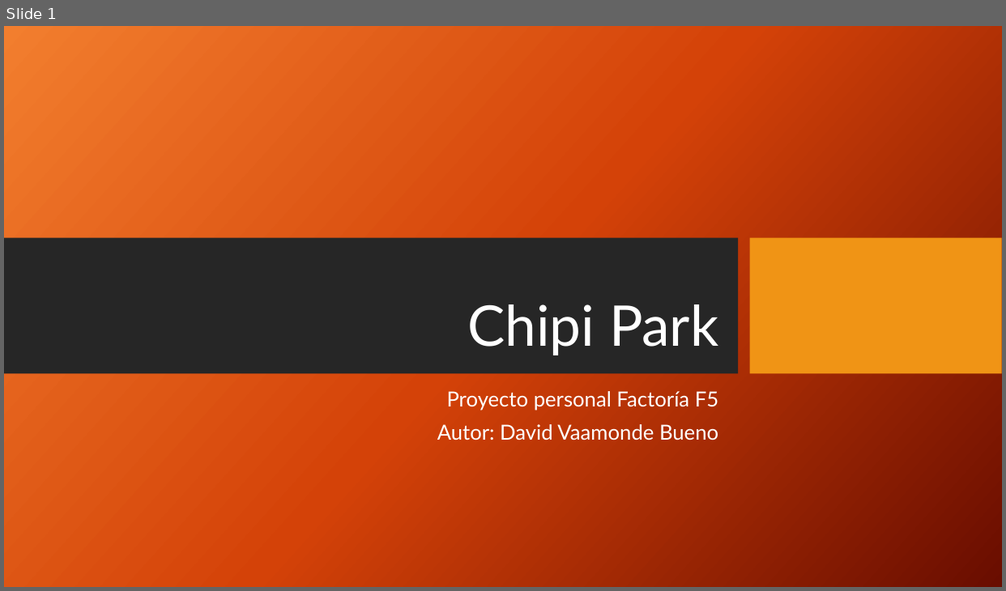
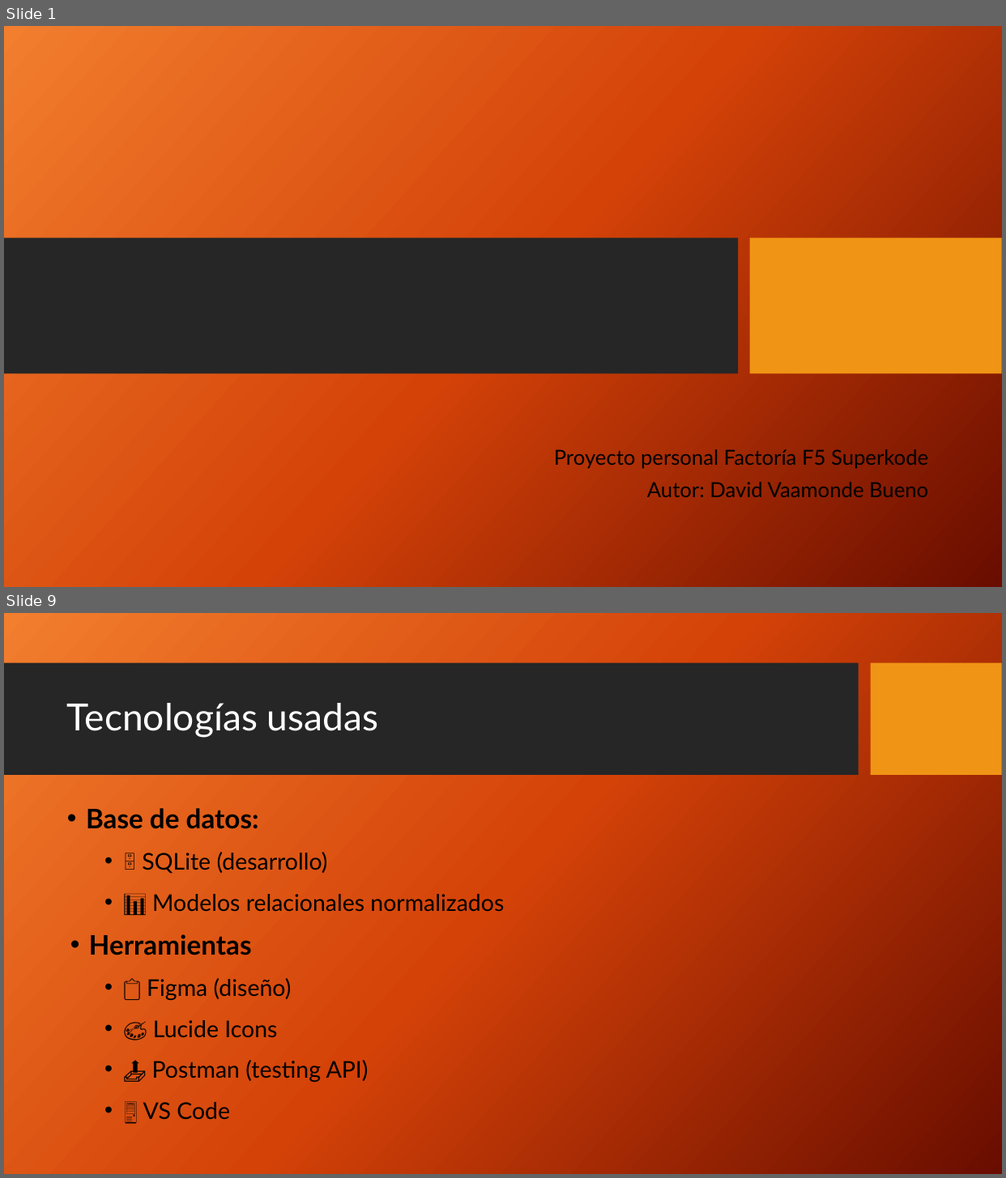
Before and after one commit to DavidLapi/Chipi-Park, a slide deck: Documentation/Chipi Park.pptx. Shown one above the other, each under a label of ours: slide 1 before the commit, slides 1 and 9 after it; the slides between them are not shown. The pictures are 1006x591 and 1006x1178 pixels, drawn with LibreOffice and Linux fonts; fonts in the diff are those of the drawing; background and template pictures are left out. Boxes give left, top, right and bottom in pixels: in the first picture for what was removed or moved away, otherwise in the second. Text is boxed around its words. In the diff, an @@ line names an element or a change of style, - is before the commit and + after.

```diff
--- a/Documentation/Chipi Park.pptx
+++ b/Documentation/Chipi Park.pptx
@@ slide 9 added at [4, 613, 1002, 1174], background picture (left out) @@
@@ rectangle added at [4, 663, 859, 776], fill #262626 @@
@@ rectangle added at [871, 663, 1002, 776], fill #F09415 @@
@@ title added at [67, 703, 379, 738], 36 pt, text #FFFFFF @@
+Tecnologías usadas
@@ text added at [86, 808, 504, 1120], 22.2 pt, text #000000 @@
+• Base de datos:
+  • 🗄️ SQLite (desarrollo)
+  • 📊 Modelos relacionales normalizados
+  • Herramientas
+  • 📋 Figma (diseño)
+  • 🎨 Lucide Icons
+  • 📤 Postman (testing API)
+  • 🖥️ VS Code
@@ slide 1 changed as well @@
@@ title removed at [467, 305, 718, 356] @@
-Chipi Park
@@ subtitle "Proyecto personal Factoría F5 Superkode": place and size @@
-subtitle "Proyecto personal Factoría F5 Superkode" at [437, 391, 718, 441]
+subtitle "Proyecto personal Factoría F5 Superkode" at [554, 450, 928, 497]
@@ subtitle at [554, 450, 928, 469]: text changed; text colour #FFFFFF to #000000 @@
-Proyecto personal Factoría F5
+Proyecto personal Factoría F5 Superkode
@@ subtitle at [647, 482, 928, 497]: text colour #FFFFFF to #000000 in "Autor: David Vaamonde Bueno" @@
```
Also in this commit, not shown: 26 other slides added, 1 slide removed, 6 other files.
